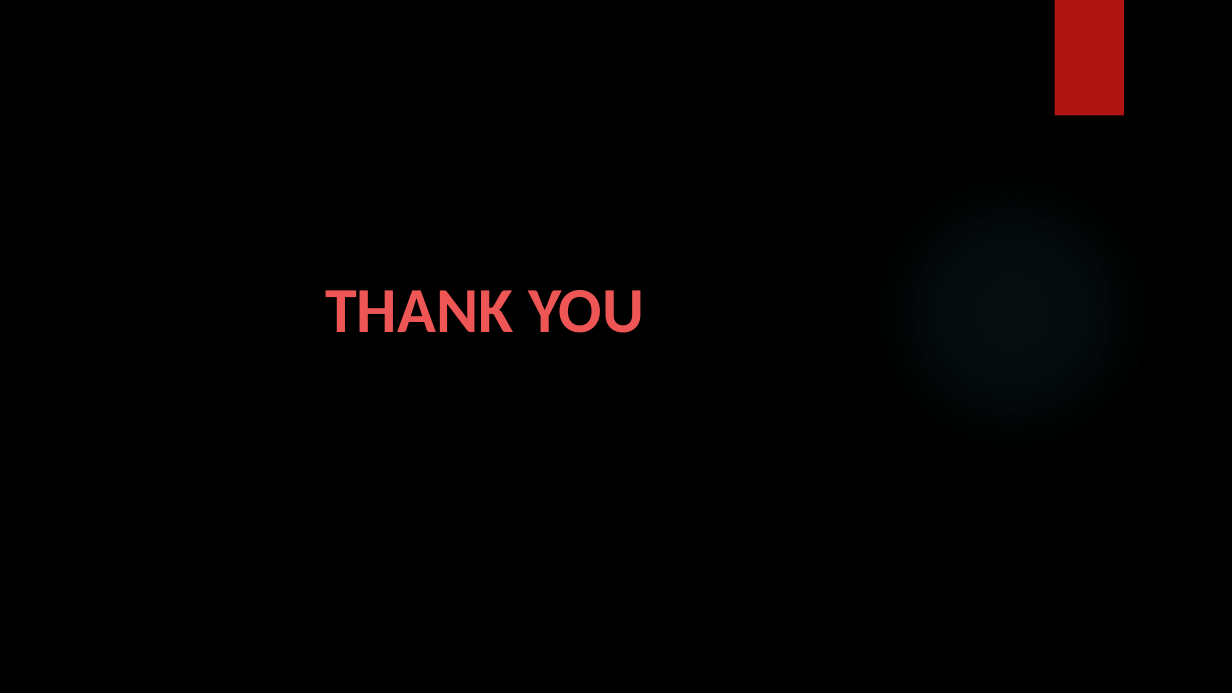
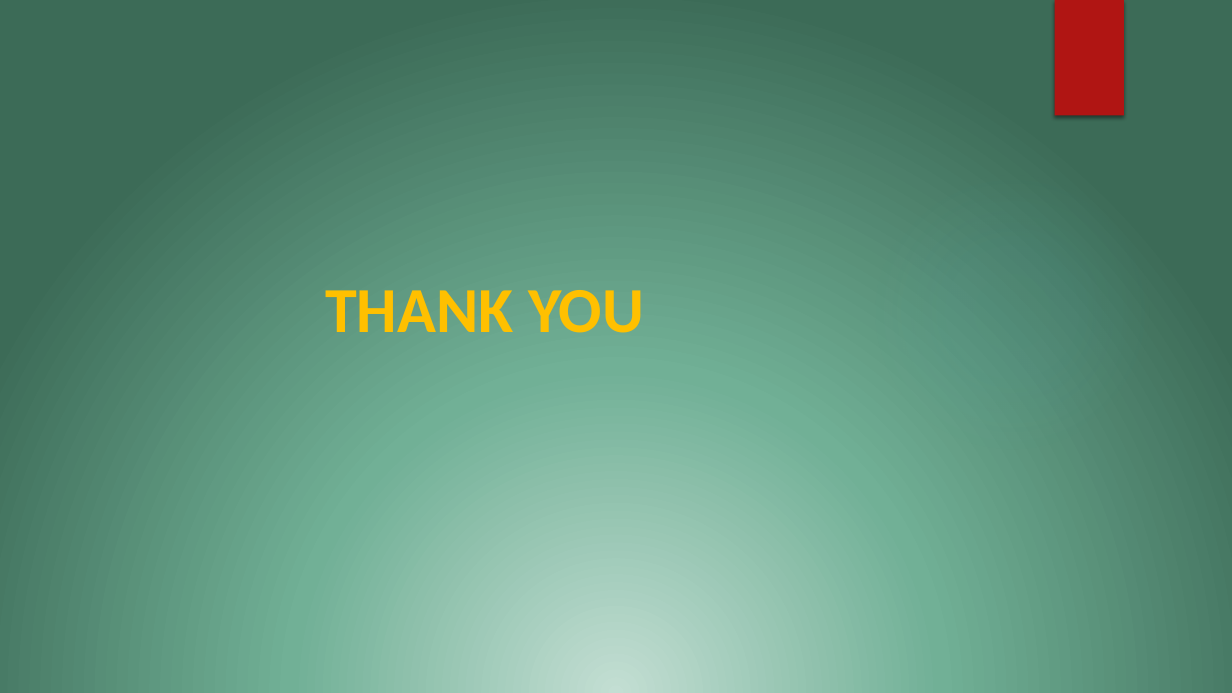
Before and after one commit to govardhansingu/Amazon-Sales-Analysis, a slide deck: slide 21 of SQL_CapStone_Project_Presentation_S8244.pptx (slide 20 before the commit). Drawn at 1232x693 pixels with LibreOffice and Linux fonts; fonts in the diff are those of the drawing; background and template pictures are left out. Boxes give left, top, right and bottom in pixels: in the first picture for what was removed or moved away, otherwise in the second. Text is boxed around its words. In the diff, an @@ line names an element or a change of style, - is before the commit and + after.

```diff
--- a/SQL_CapStone_Project_Presentation_S8244.pptx
+++ b/SQL_CapStone_Project_Presentation_S8244.pptx
@@ background picture (left out) to gradient #C3DED3 to #71B096 to #3C6B57 @@
@@ title "THANK YOU" at [325,290,644,333]: text colour #ED5654 to #FFC000 @@
```
Also in this commit, not shown: 19 other slides changed, 1 slide added.
